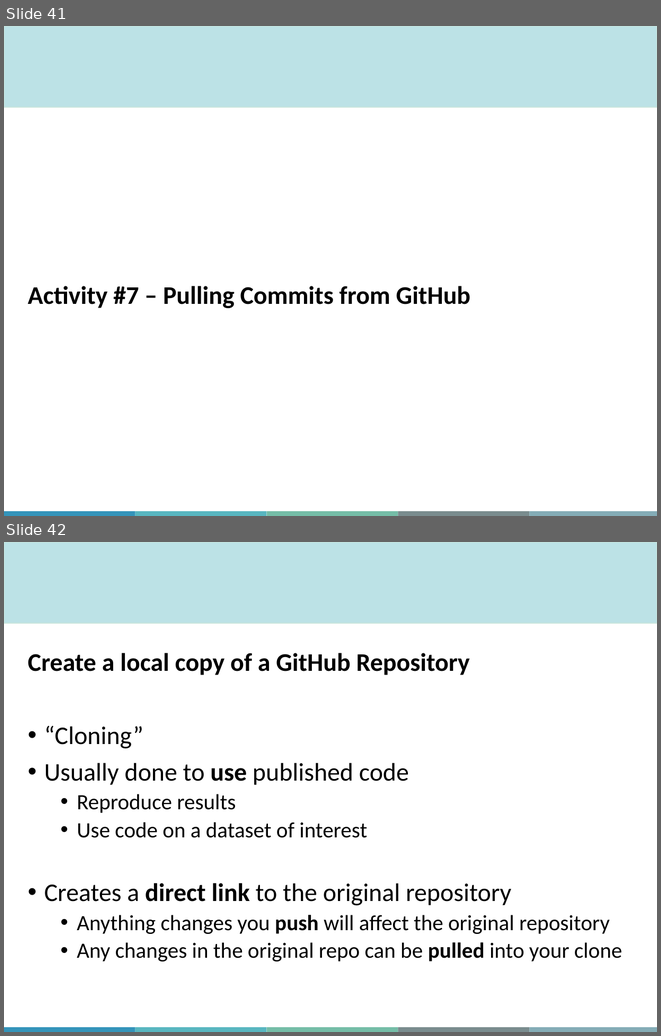
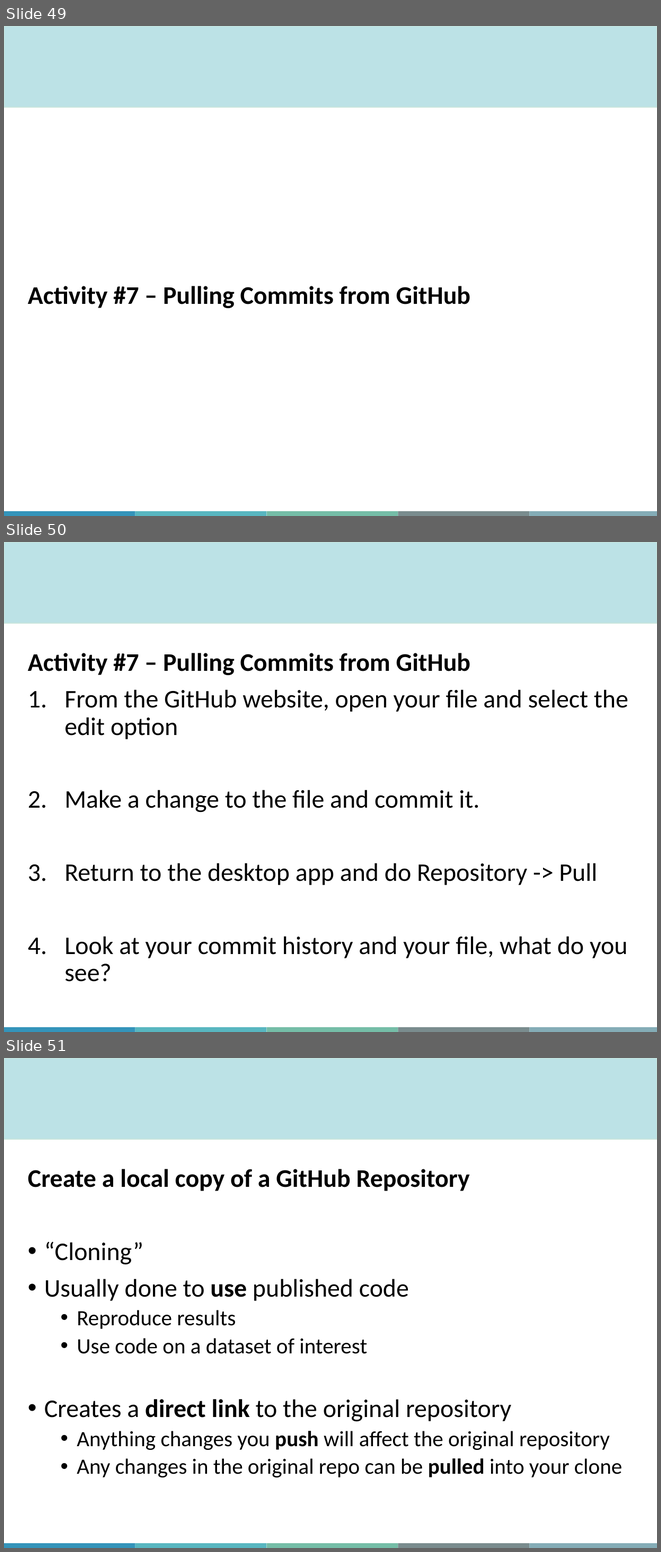
Before and after one commit to aosakwe/MiCM_IntroToGitHub, a slide deck: Slides/MiCM_GitHub_Workshop.pptx. Shown one above the other, each under a label of ours: slides 41 and 42 before the commit, slides 49, 50 and 51 after it. The pictures are 661x1036 and 661x1552 pixels, drawn with LibreOffice and Linux fonts; fonts in the diff are those of the drawing; background and template pictures are left out. Boxes give left, top, right and bottom in pixels: in the first picture for what was removed or moved away, otherwise in the second. Text is boxed around its words. In the diff, an @@ line names an element or a change of style, - is before the commit and + after.

```diff
--- a/Slides/MiCM_GitHub_Workshop.pptx
+++ b/Slides/MiCM_GitHub_Workshop.pptx
@@ slide 50 added at <box>4,542,657,1032</box>, background #FFFFFF; not listed: 6 template elements that a slide beside it also shows @@
@@ text added at <box>28,653,628,981</box>, 28 pt, text #000000 @@
+Activity #7 – Pulling Commits from GitHub
+1. From the GitHub website, open your file and select the edit option
+2. Make a change to the file and commit it.
+3. Return to the desktop app and do Repository -> Pull
+4. Look at your commit history and your file, what do you see?
@@ what was slide 41 is now slide 49 @@
@@ what was slide 42 is now slide 51 @@
```
Also in this commit, not shown: 1 slide changed, 10 other slides added, 1 other file.
